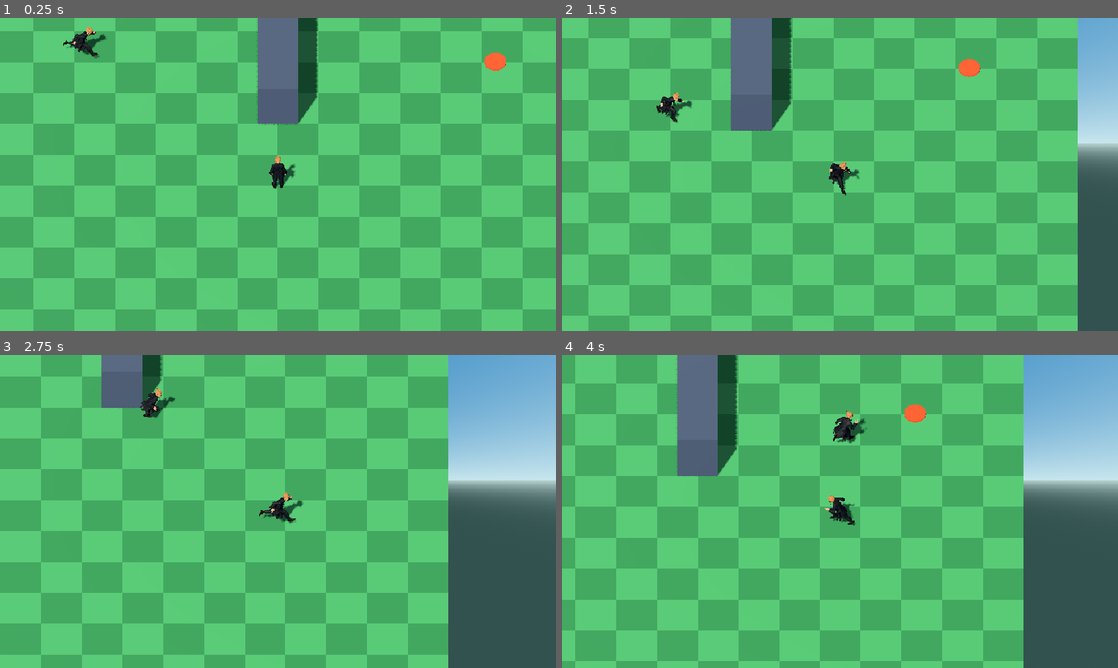
Above: before the commit, frames 1-4 (two rows, left to right).
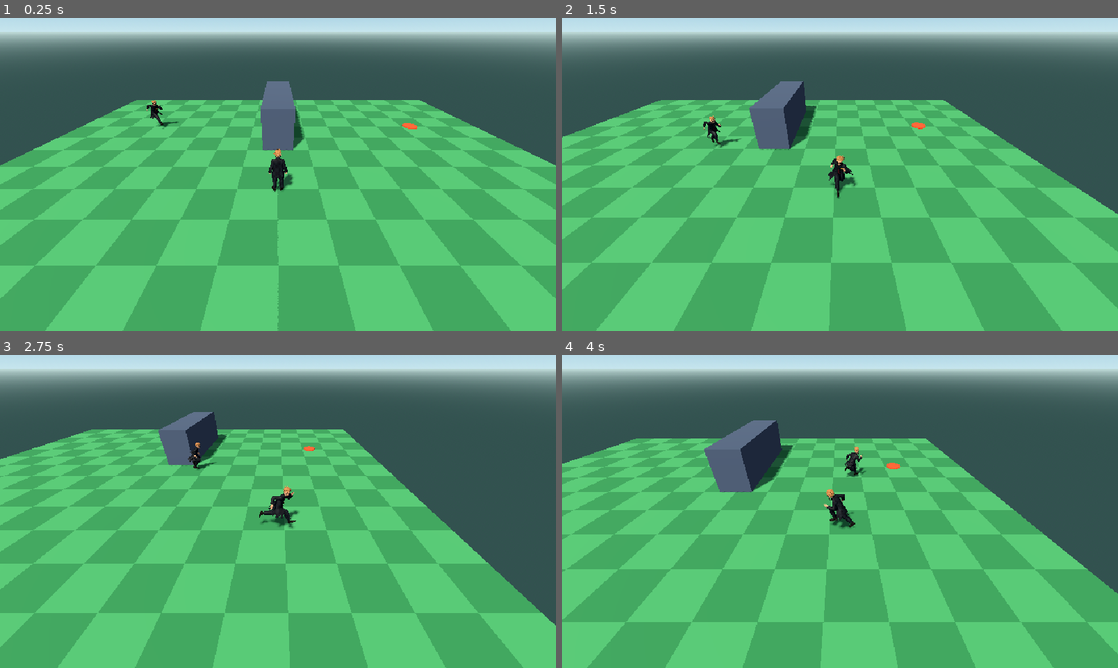
Above: after the commit, the same moments.

Repository: Ant3ney/pfr_proto_01
Game: Godot game, scene res://demo/main.tscn
Two runs of this game, one before a commit and one after it. Both use one fixed random seed, a clock stepped at 60 frames per second and the inputs below.
Inputs:
- Up to frame 1 (0.25 s): no input
- Up to frame 2 (1.5 s): hold D 0.53-1.28 s; hold S from 1.28 s (still down)
- Up to frame 3 (2.75 s): release S at 2.03 s; hold D from 2.03 s (still down)
- Up to frame 4 (4 s): release D at 2.78 s; hold W 2.78-3.53 s; hold A from 3.53 s (still down)

The runs differ from the first frame. In frame 1, 64% of the frame differs, in the area x 0-100%, y 0-100%; in frame 2, 66%; in frame 3, 64%; in frame 4, 68%.

Commit message:
Add controlls to improve locomotion

Diff:
--- a/core/CharacterMovement.gd
+++ b/core/CharacterMovement.gd
@@ -9,7 +9,7 @@
 
 @export_group("Turning")
 ## Radius of normal moving turns, measured in meters. Lower values turn tighter.
-@export_range(0.1, 5.0, 0.05, "or_greater") var turn_radius := 0.75
+@export_range(0.1, 5.0, 0.05, "or_greater") var turn_radius := 0.15
 ## Maximum rotation speed while traveling toward the input direction.
 @export_range(1.0, 720.0, 1.0, "degrees") var travel_to_target_angle_speed := 460.0
 ## Rotation speed used while the character is stopped and turning in place.
--- a/core/PlayerCamera.gd
+++ b/core/PlayerCamera.gd
@@ -1,8 +1,17 @@
 class_name PlayerCamera
 extends Camera3D
 
+@export_group("Target")
 @export_node_path("Node3D") var target_path: NodePath
+
+@export_group("Camera")
 @export var offset := Vector3(0.0, 10.5, 8.5)
+@export_range(1.0, 40.0, 0.1, "suffix:m") var camera_distance := 7.5
+@export_range(-89.0, 89.0, 1.0, "degrees") var camera_pitch_degrees := 12
+@export_range(10.0, 120.0, 1.0, "degrees") var camera_fov_degrees := 75.0:
+	set(value):
+		camera_fov_degrees = value
+		fov = value
 @export var look_height := 0.65
 
 @onready var _target_node := get_node_or_null(target_path) as Node3D
@@ -10,7 +19,7 @@
 
 func _ready() -> void:
 	if _target_node:
-		global_position = _target_node.global_position + offset
+		_update_position()
 		_update_look_direction()
 
 
@@ -18,8 +27,20 @@
 	if not _target_node:
 		return
 
-	global_position = _target_node.global_position + offset
+	_update_position()
 	_update_look_direction()
+
+
+func _update_position() -> void:
+	var offset_direction := offset.normalized()
+	if offset_direction.is_zero_approx():
+		offset_direction = Vector3.BACK
+
+	var angled_offset := offset_direction.rotated(
+		Vector3.RIGHT,
+		deg_to_rad(camera_pitch_degrees)
+	) * camera_distance
+	global_position = _target_node.global_position + angled_offset
 
 
 func _update_look_direction() -> void:
--- a/core/PlayerCharacter.gd
+++ b/core/PlayerCharacter.gd
@@ -3,6 +3,11 @@
 
 ## A PFRCharacter configured to use player input.
 
+const DEFAULT_ART_PACK: PFRCharacterArtAssetPack = preload(
+	"res://art/characters/zach/zach.tres"
+)
+
 
 func _init() -> void:
 	controller = PlayerController.new()
+	character_art_asset_pack = DEFAULT_ART_PACK
--- a/demo/main.tscn
+++ b/demo/main.tscn
@@ -166,8 +166,6 @@
 
 [node name="Camera" type="Camera3D" parent="."]
 position = Vector3(0, 10.5, 8.5)
-projection = 1
-size = 11.5
 near = 0.2
 far = 60.0
 current = true
--- a/demo/player.tscn
+++ b/demo/player.tscn
@@ -1,7 +1,6 @@
 [gd_scene load_steps=4 format=3]
 
 [ext_resource type="Script" path="res://core/PlayerCharacter.gd" id="1_player"]
-[ext_resource type="Resource" path="res://art/characters/zach/zach.tres" id="2_zach"]
 
 [sub_resource type="CapsuleShape3D" id="CapsuleShape_player"]
 radius = 0.32
@@ -9,7 +8,6 @@
 
 [node name="Player" type="CharacterBody3D"]
 script = ExtResource("1_player")
-character_art_asset_pack = ExtResource("2_zach")
 
 [node name="CollisionShape3D" type="CollisionShape3D" parent="."]
 position = Vector3(0, 0.8, 0)
--- a/project.godot
+++ b/project.godot
@@ -34,4 +34,3 @@
 renderer/rendering_method="gl_compatibility"
 renderer/rendering_method.mobile="gl_compatibility"
 anti_aliasing/quality/msaa_3d=2
-textures/default_filters/use_nearest_mipmap_filter=false
Not shown, added: export_presets.cfg
